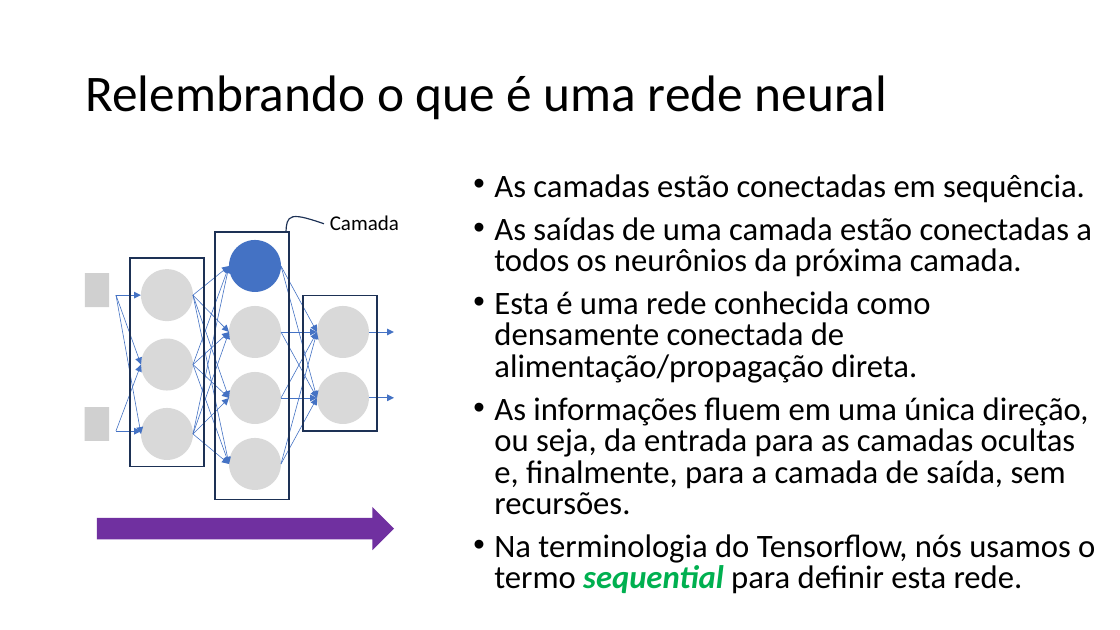
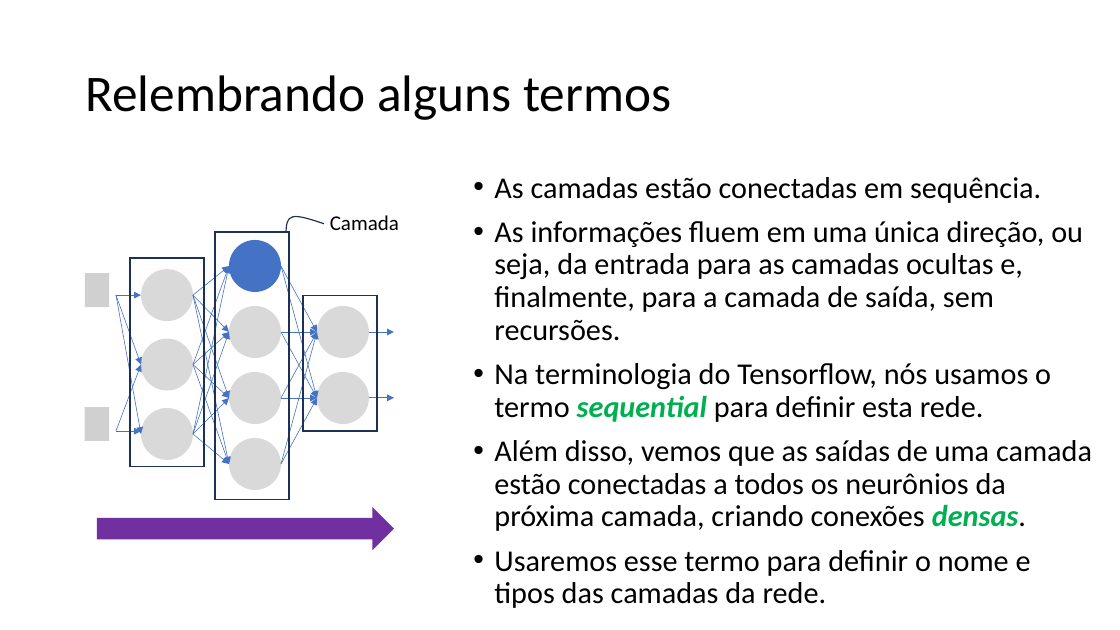
Before and after one commit to zz4fap/tp557-iot-ml, a slide deck: slide 9 of slides/TP557_7_Nossa_primeira_rede_neural.pptx. Drawn at 1120x630 pixels with LibreOffice and Linux fonts; fonts in the diff are those of the drawing; grey boxes stand for pictures. Boxes give left, top, right and bottom in pixels: in the first picture for what was removed or moved away, otherwise in the second. Text is boxed around its words. In the diff, an @@ line names an element or a change of style, - is before the commit and + after.

Commit message:
update of slides

```diff
--- a/slides/TP557_7_Nossa_primeira_rede_neural.pptx
+++ b/slides/TP557_7_Nossa_primeira_rede_neural.pptx
@@ title at box(85, 75, 671, 120): text changed @@
-Relembrando o que é uma rede neural
+Relembrando alguns termos
@@ text at box(494, 177, 1083, 422): size 28 to 25.9 pt in "As camadas estão conectadas em sequência.", "As informações fluem em uma única direção, ...", "Na terminologia do Tensorflow, nós usamos o ..."; line spacing 0.8 to 0.9 @@
@@ text at box(494, 217, 1092, 383): paragraphs removed @@
-• As saídas de uma camada estão conectadas a todos os neurônios da próxima camada.
-• Esta é uma rede conhecida como densamente conectada de alimentação/propagação direta.
@@ text at box(494, 440, 1092, 608): paragraphs added @@
+• Além disso, vemos que as saídas de uma camada estão conectadas a todos os neurônios da próxima camada, criando conexões densas.
+• Usaremos esse termo para definir o nome e tipos das camadas da rede.
```
Also in this commit, not shown: 4 other slides changed, 5 slides added.
